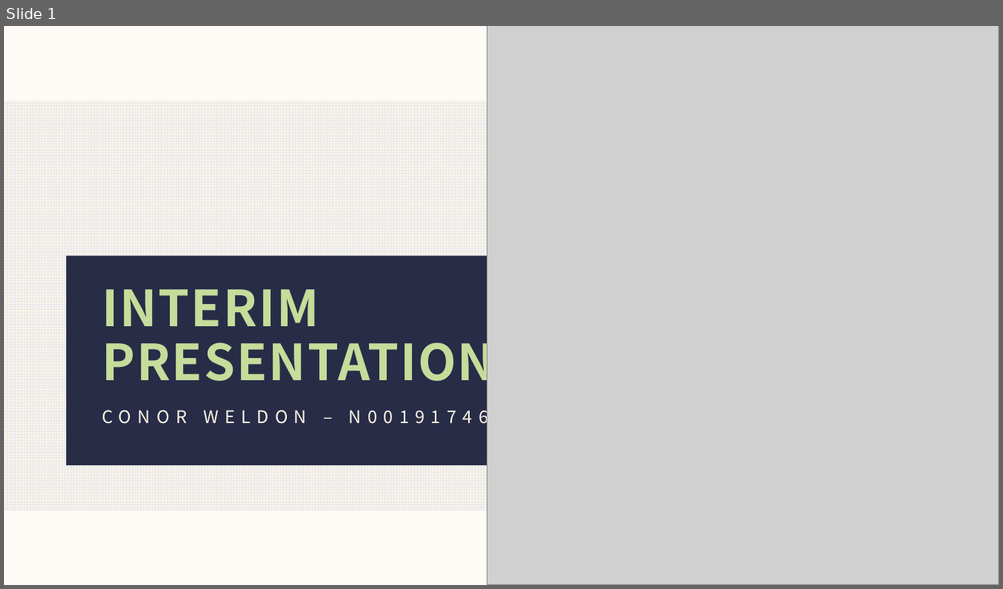
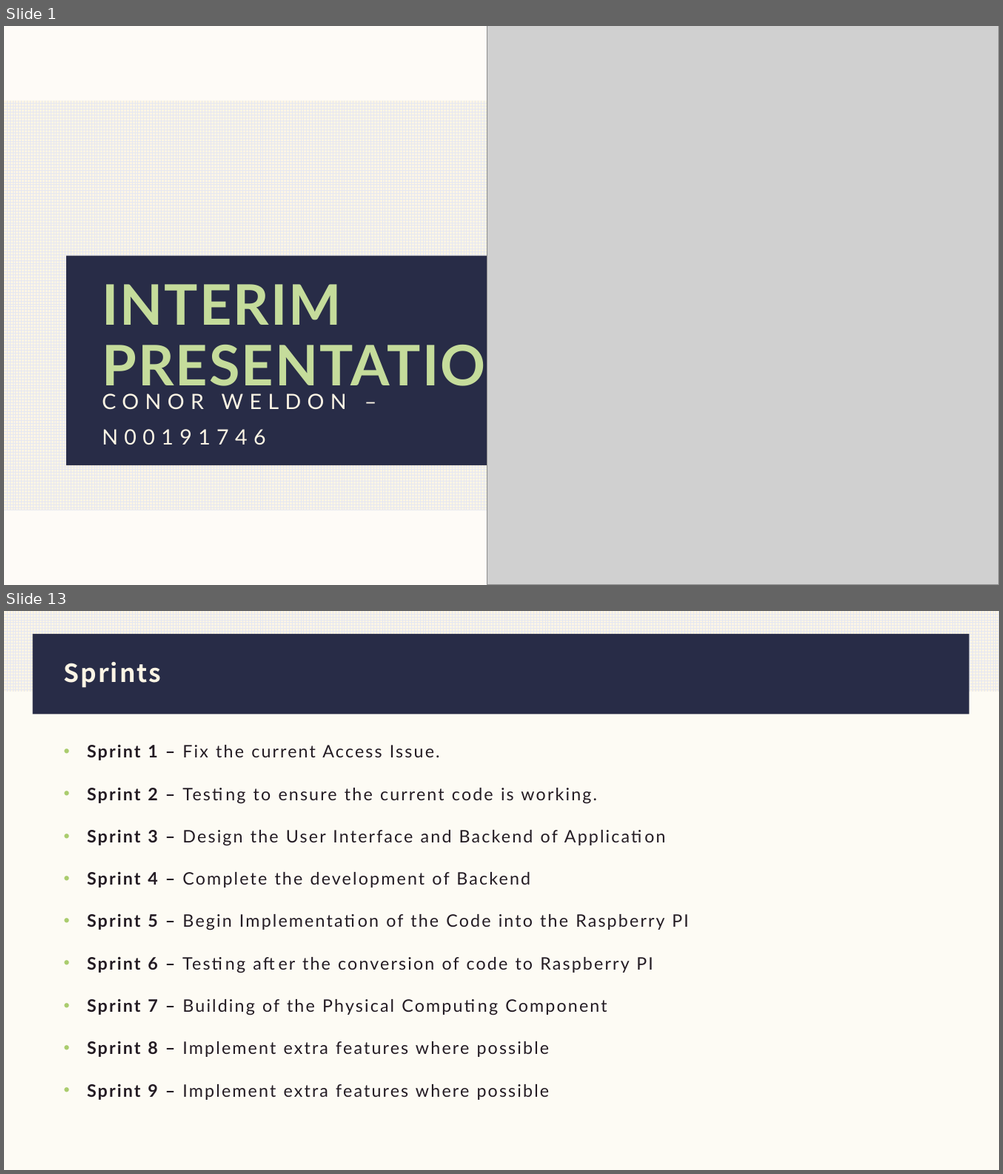
Before and after one commit to IADT-projects/y4-project-ConorWeldon, a slide deck: Docs/Presentation/Presentation.pptx. Shown one above the other, each under a label of ours: slide 1 before the commit, slides 1 and 13 after it; the slides between them are not shown. The pictures are 1003x589 and 1003x1174 pixels, drawn with LibreOffice and Linux fonts; fonts in the diff are those of the drawing; grey boxes stand for pictures. Boxes give left, top, right and bottom in pixels: in the first picture for what was removed or moved away, otherwise in the second. Text is boxed around its words. In the diff, an @@ line names an element or a change of style, - is before the commit and + after.

```diff
--- a/Docs/Presentation/Presentation.pptx
+++ b/Docs/Presentation/Presentation.pptx
@@ slide 13 added at (4, 611, 999, 1170), background #FCF5E5 at 40% opacity @@
@@ rectangle added at (4, 611, 999, 692), fill pattern #E5E7F1 on #FCF5E5 @@
@@ rectangle added at (32, 634, 969, 715), fill #282C47 @@
@@ title added at (64, 661, 162, 688), 24 pt, text #FCF5E5, bold @@
+Sprints
@@ text added at (87, 745, 688, 1100), 16.6 pt, text #231B23 @@
+• Sprint 1 – Fix the current Access Issue.
+• Sprint 2 – Testing to ensure the current code is working.
+• Sprint 3 – Design the User Interface and Backend of Application
+• Sprint 4 – Complete the development of Backend
+• Sprint 5 – Begin Implementation of the Code into the Raspberry PI
+• Sprint 6 – Testing after the conversion of code to Raspberry PI
+• Sprint 7 – Building of the Physical Computing Component
+• Sprint 8 – Implement extra features where possible
+• Sprint 9 – Implement extra features where possible
@@ slide 1 changed as well @@
@@ title "INTERIM PRESENTATION" at (102, 284, 530, 396): size 48 to 54 pt, font Noto Sans CJK JP to Lato @@
@@ text "CONOR WELDON – N00191746" at (102, 394, 347, 446): size 16.8 to 20.4 pt, font Noto Sans CJK JP to Lato; line spacing 1.3 to 1.4 @@
```
Also in this commit, not shown: 2 other slides changed, 11 other slides added, 15 slides removed.
